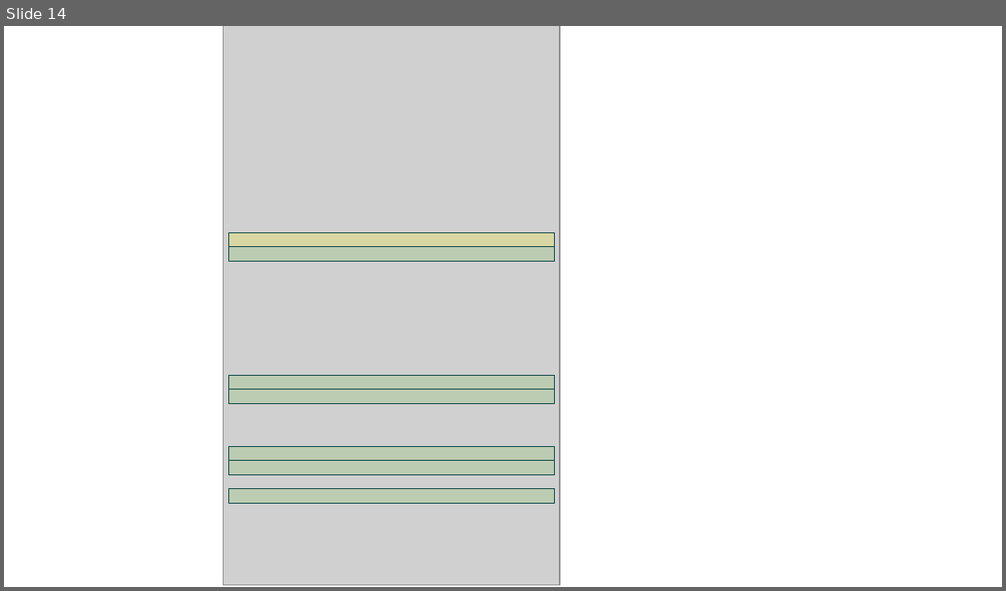
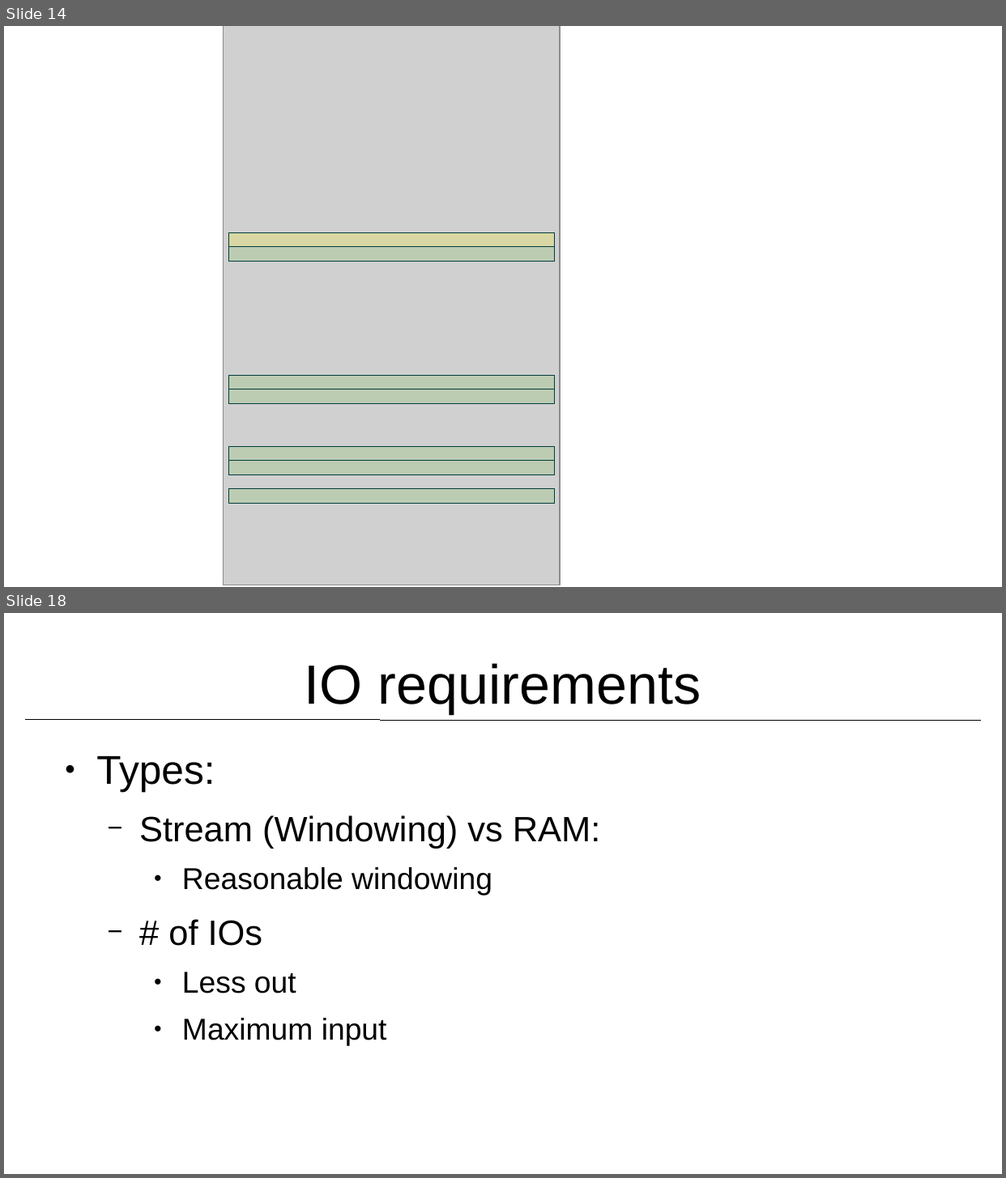
Before and after one commit to raminrasoulinezhad/MLBlocks, a slide deck: presentations/Idea.odp. Shown one above the other, each under a label of ours: slide 14 before the commit, slides 14 and 18 after it; the slides between them are not shown. The pictures are 1006x591 and 1006x1178 pixels, drawn with LibreOffice and Linux fonts; fonts in the diff are those of the drawing; grey boxes stand for pictures. Boxes give left, top, right and bottom in pixels: in the first picture for what was removed or moved away, otherwise in the second. Text is boxed around its words. In the diff, an @@ line names an element or a change of style, - is before the commit and + after.

```diff
--- a/presentations/Idea.odp
+++ b/presentations/Idea.odp
@@ slide 18 added at (4, 613, 1002, 1174), background #FFFFFF @@
@@ title added at (305, 663, 701, 714), 44 pt, text #000000 @@
+IO requirements
@@ line added from (26, 720) to (981, 720), #000000 0 pt @@
@@ text added at (96, 756, 600, 1046), 24 pt, text #000000 @@
+● Types:
+  − Stream (Windowing) vs RAM:
+    ● Reasonable windowing
+  − # of IOs
+    ● Less out
+    ● Maximum input
```
Also in this commit, not shown: 13 other slides added.
